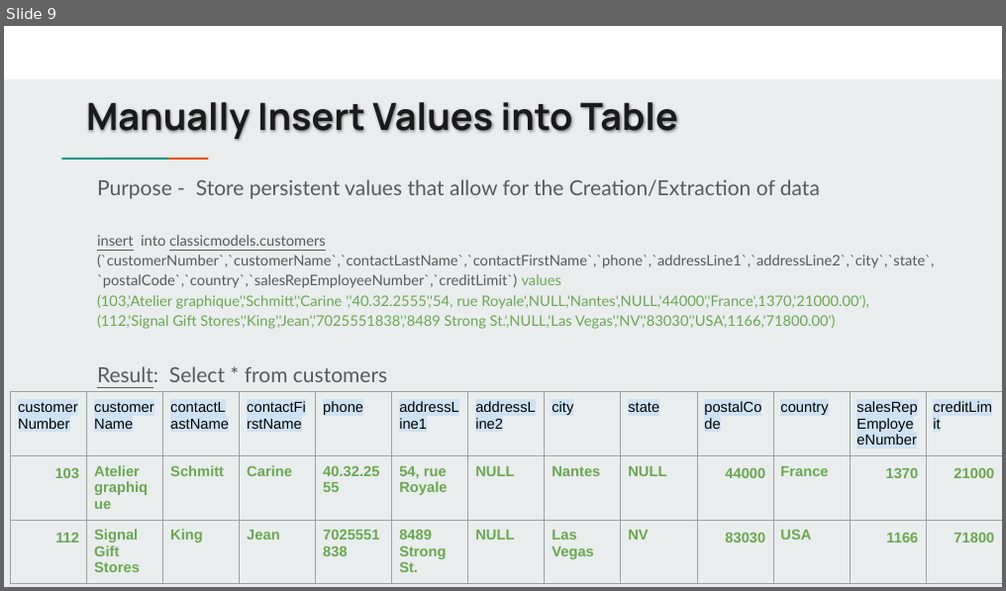
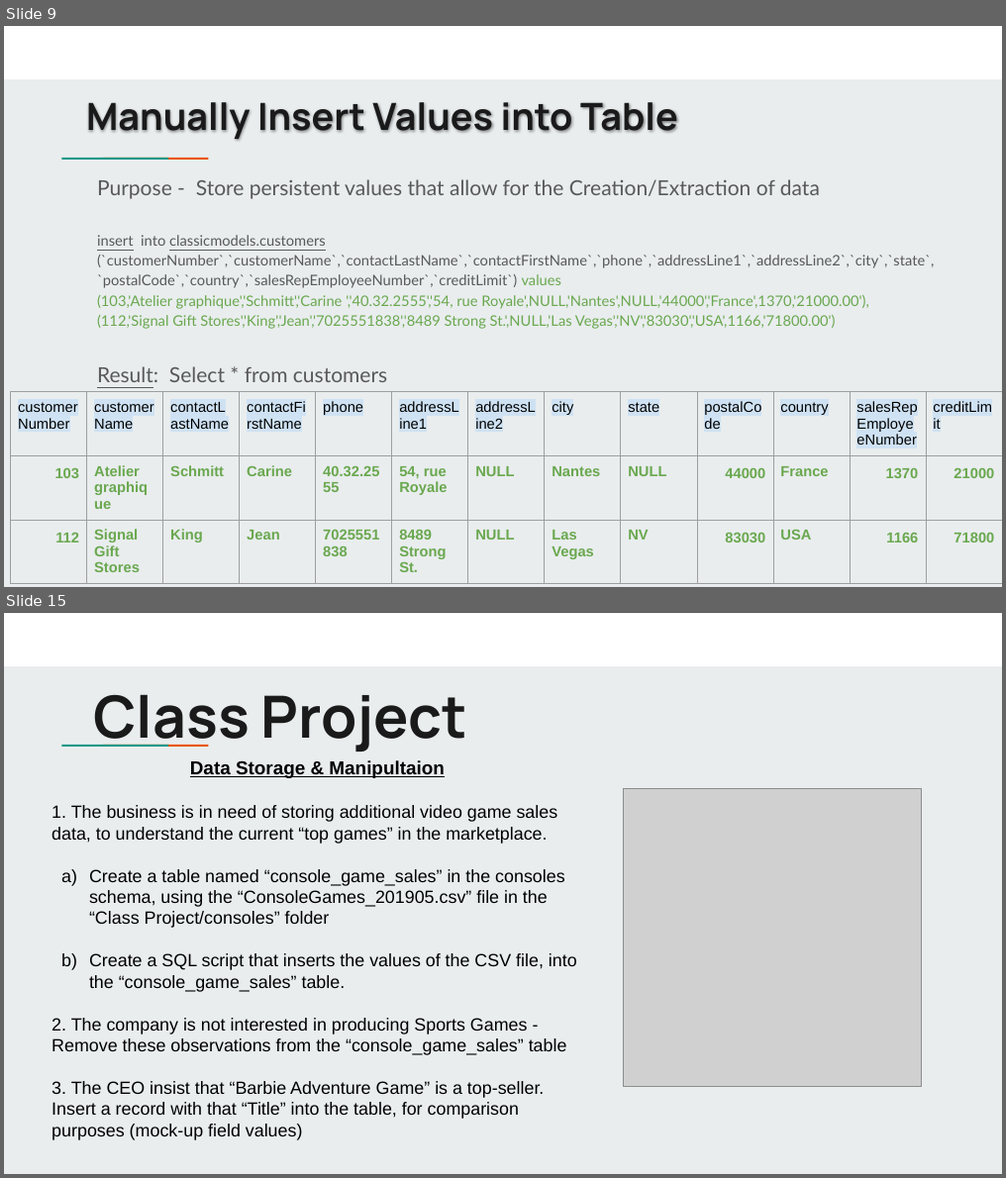
Before and after one commit to jbergmann56/OSDA-DataManipulationAndManagement, a slide deck: Lectures/Manipulating Data Pt. 1 (3).pptx. Shown one above the other, each under a label of ours: slide 9 before the commit, slides 9 and 15 after it; the slides between them are not shown. The pictures are 1006x591 and 1006x1178 pixels, drawn with LibreOffice and Linux fonts; fonts in the diff are those of the drawing; grey boxes stand for pictures. Boxes give left, top, right and bottom in pixels: in the first picture for what was removed or moved away, otherwise in the second. Text is boxed around its words. In the diff, an @@ line names an element or a change of style, - is before the commit and + after.

```diff
--- a/Lectures/Manipulating Data Pt. 1 (3).pptx
+++ b/Lectures/Manipulating Data Pt. 1 (3).pptx
@@ slide 15 added at (x1=4, y1=613, x2=1002, y2=1174), background #E9EDEE; not listed: 3 template elements that a slide beside it also shows @@
@@ title added at (x1=94, y1=694, x2=467, y2=752), 56 pt, text #1A1A1A, bold @@
+Class Project
@@ text added at (x1=52, y1=761, x2=577, y2=1141), 17 pt, text #000000 @@
+Data Storage & Manipultaion
+1. The business is in need of storing additional video game sales data, to understand the current “top games” in the marketplace.
+a) Create a table named “console_game_sales” in the consoles schema, using the “ConsoleGames_201905.csv” file in the “Class Project/consoles” folder
+b) Create a SQL script that inserts the values of the CSV file, into the “console_game_sales” table.
+2. The company is not interested in producing Sports Games - Remove these observations from the “console_game_sales” table
+3. The CEO insist that “Barbie Adventure Game” is a top-seller. Insert a record with that “Title” into the table, for comparison purposes (mock-up field values)
@@ picture added at (x1=623, y1=789, x2=921, y2=1087) @@
```
Also in this commit, not shown: 5 slides changed, 2 other slides added, 2 slides removed, 13 other files.
